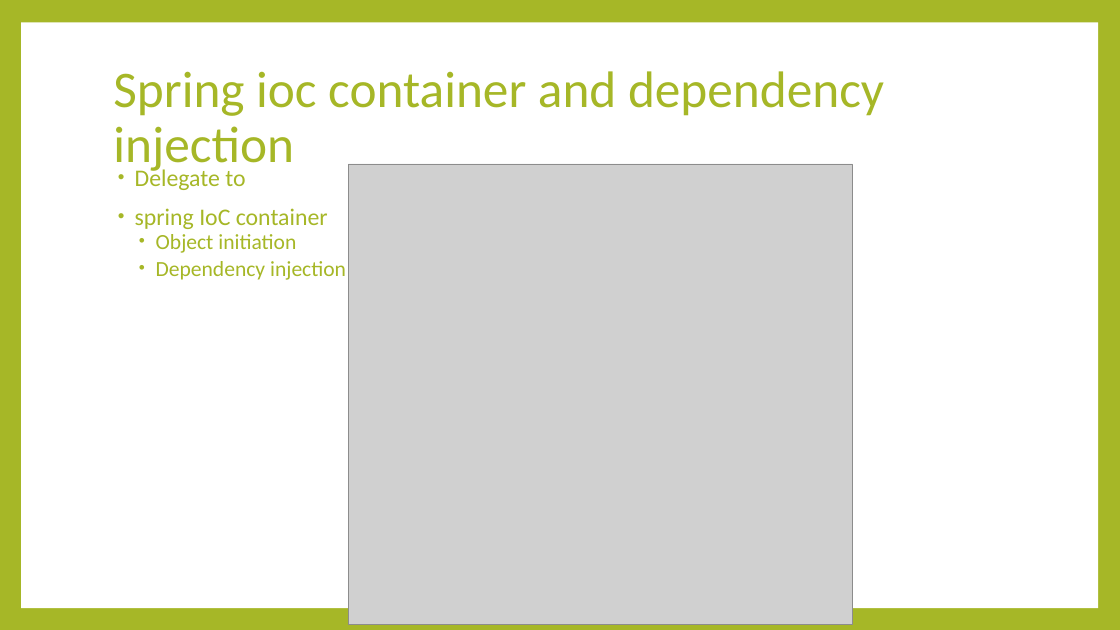
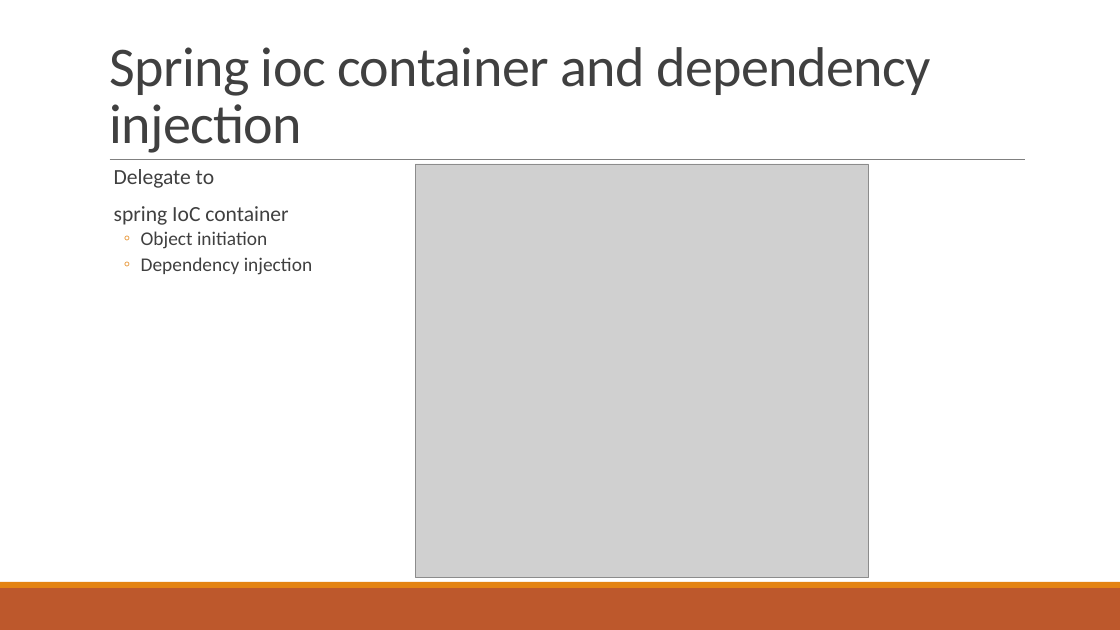
Before and after one commit to minhcnrs/JAVA_Course_Spring_Training, a slide deck: slide 14 of course/Spring-Day2.pptx. Drawn at 1120x630 pixels with LibreOffice and Linux fonts; fonts in the diff are those of the drawing; grey boxes stand for pictures. Boxes give left, top, right and bottom in pixels: in the first picture for what was removed or moved away, otherwise in the second. Text is boxed around its words. In the diff, an @@ line names an element or a change of style, - is before the commit and + after.

```diff
--- a/course/Spring-Day2.pptx
+++ b/course/Spring-Day2.pptx
@@ background #A6B727 to #FFFFFF @@
@@ rectangle removed at (21, 23, 1098, 608) @@
@@ title "Spring ioc container and dependency ...": place and size @@
-title "Spring ioc container and dependency ..." at (113, 71, 884, 175)
+title "Spring ioc container and dependency ..." at (109, 47, 930, 153)
@@ title "Spring ioc container and dependency ..." at (109, 47, 930, 153): size 44 to 48 pt, text colour #A6B727 to #404040, letter spacing 0 to -0.5 pt; line spacing 0.9 to 0.85; vertical alignment middle to bottom @@
@@ text "Delegate to" at (114, 169, 312, 275): size 20.4 to 18.5 pt in "Delegate to", "spring IoC container"; text colour #A6B727 to #404040; size 18.5 to 16.6 pt in "Object initiation", "Dependency injection"; bullet • to  ; bullet colour #A6B727 to #E48312; bullet • to ◦ @@
@@ line added from (110, 160) to (1026, 160), #808080 0.5 pt @@
@@ picture: place and size @@
-picture at (349, 164, 853, 624)
+picture at (416, 164, 869, 577)
@@ rectangle added at (0, 588, 1120, 630), fill #BD582C @@
@@ rectangle added at (0, 582, 1120, 588), fill #E48312 @@
```
Also in this commit, not shown: 57 other slides changed, 3 slides added, 2 slides removed, 23 other files.
